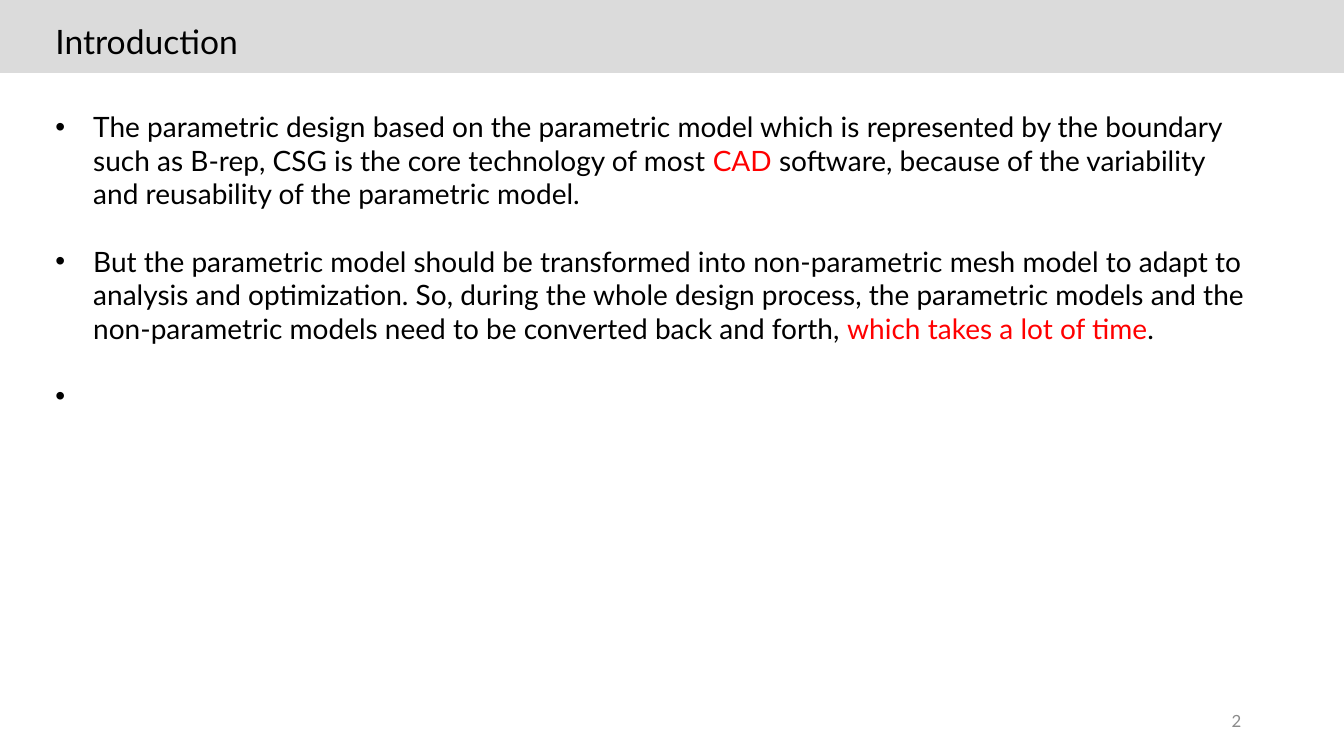
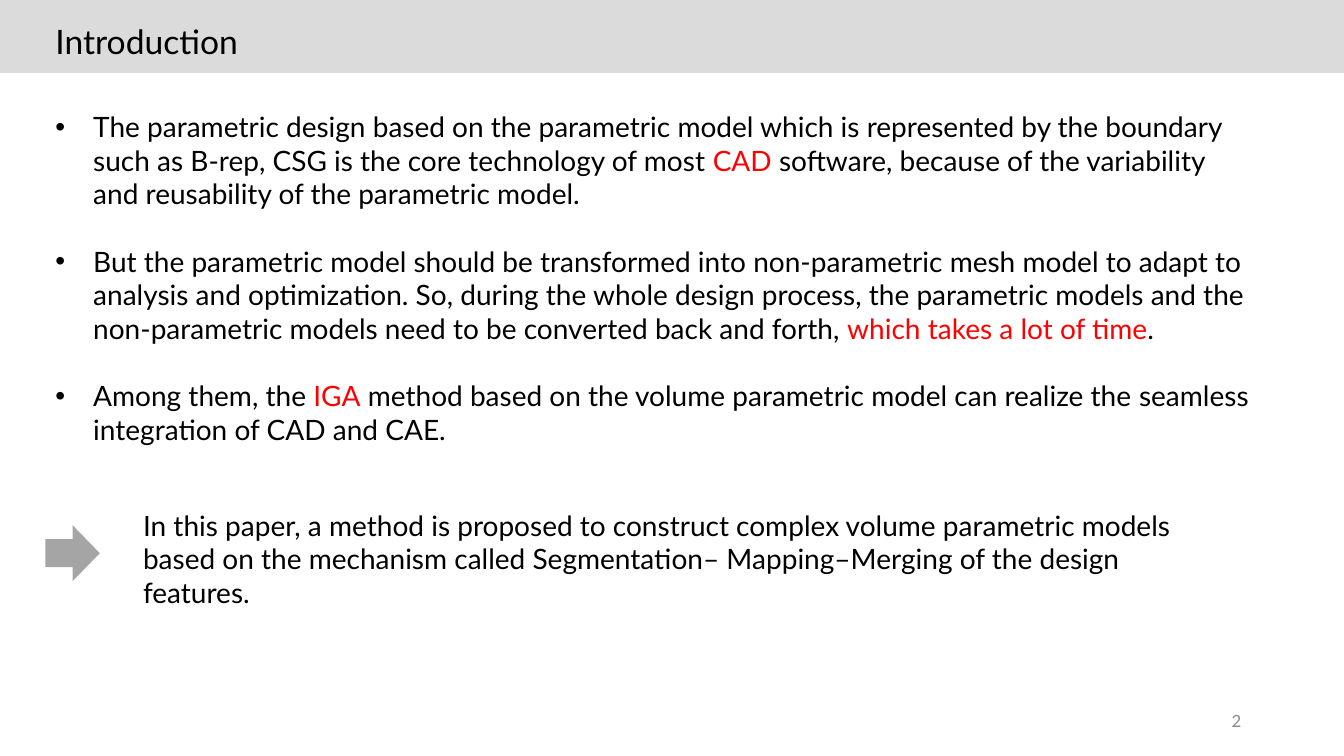
Before and after one commit to JoTsuchi22/lab_share, a slide deck: slide 2 of 文献紹介/20220608/文献調査_土山雄飛_20220608.pptx. Drawn at 1344x756 pixels with LibreOffice and Linux fonts; fonts in the diff are those of the drawing. Boxes give left, top, right and bottom in pixels: in the first picture for what was removed or moved away, otherwise in the second. Text is boxed around its words. In the diff, an @@ line names an element or a change of style, - is before the commit and + after.

```diff
--- a/文献紹介/20220608/文献調査_土山雄飛_20220608.pptx
+++ b/文献紹介/20220608/文献調査_土山雄飛_20220608.pptx
@@ text at (x1=93, y1=385, x2=1249, y2=445): paragraph added @@
+• Among them, the IGA method based on the volume parametric model can realize the seamless integration of CAD and CAE.
@@ right arrow added at (x1=45, y1=525, x2=100, y2=581), fill #A5A5A5 @@
@@ text added at (x1=143, y1=515, x2=1170, y2=604), 20 pt, text #000000 @@
+In this paper, a method is proposed to construct complex volume parametric models based on the mechanism called Segmentation– Mapping–Merging of the design features.
```
Also in this commit, not shown: 1 other slide changed, 1 slide removed, 3 other files.
